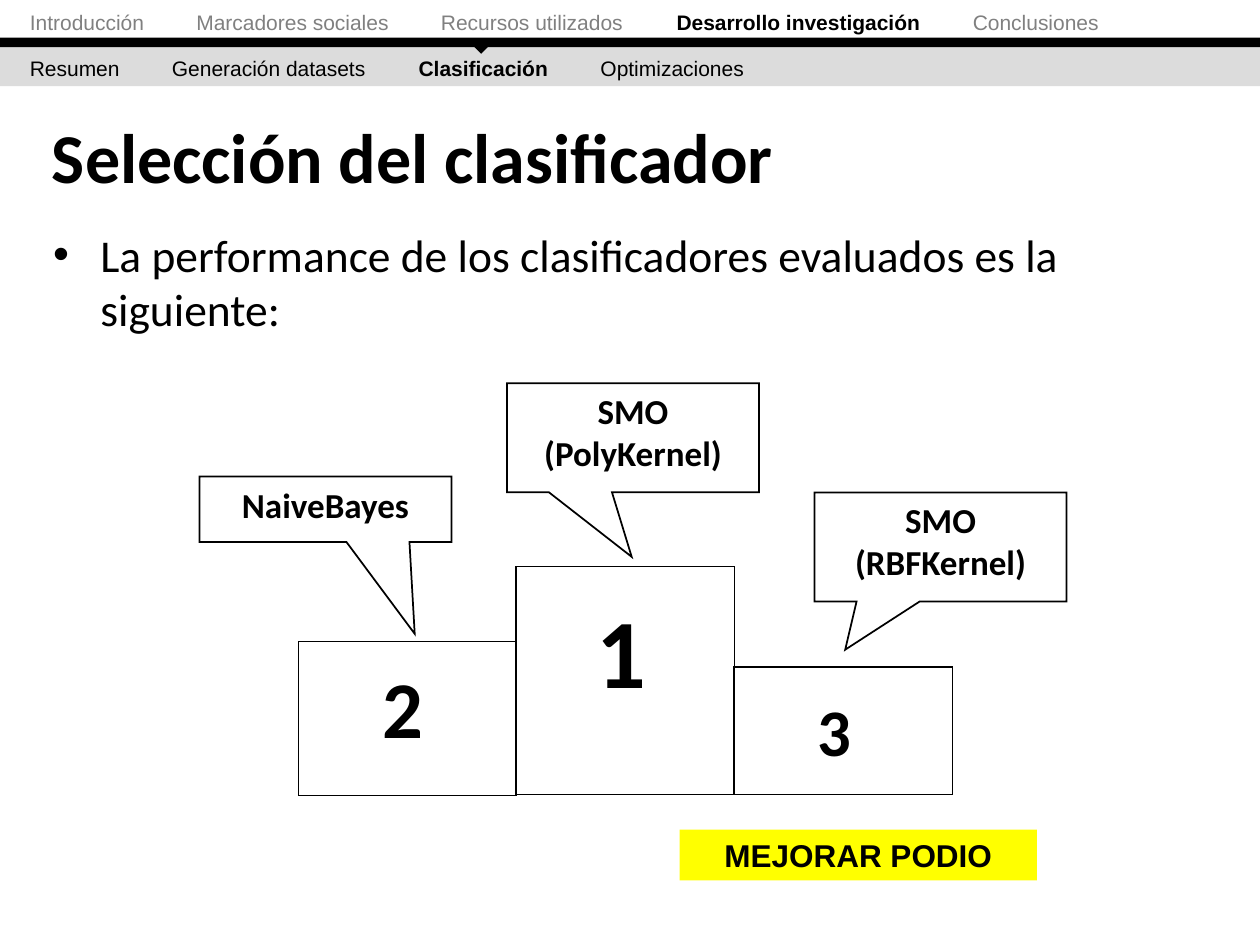
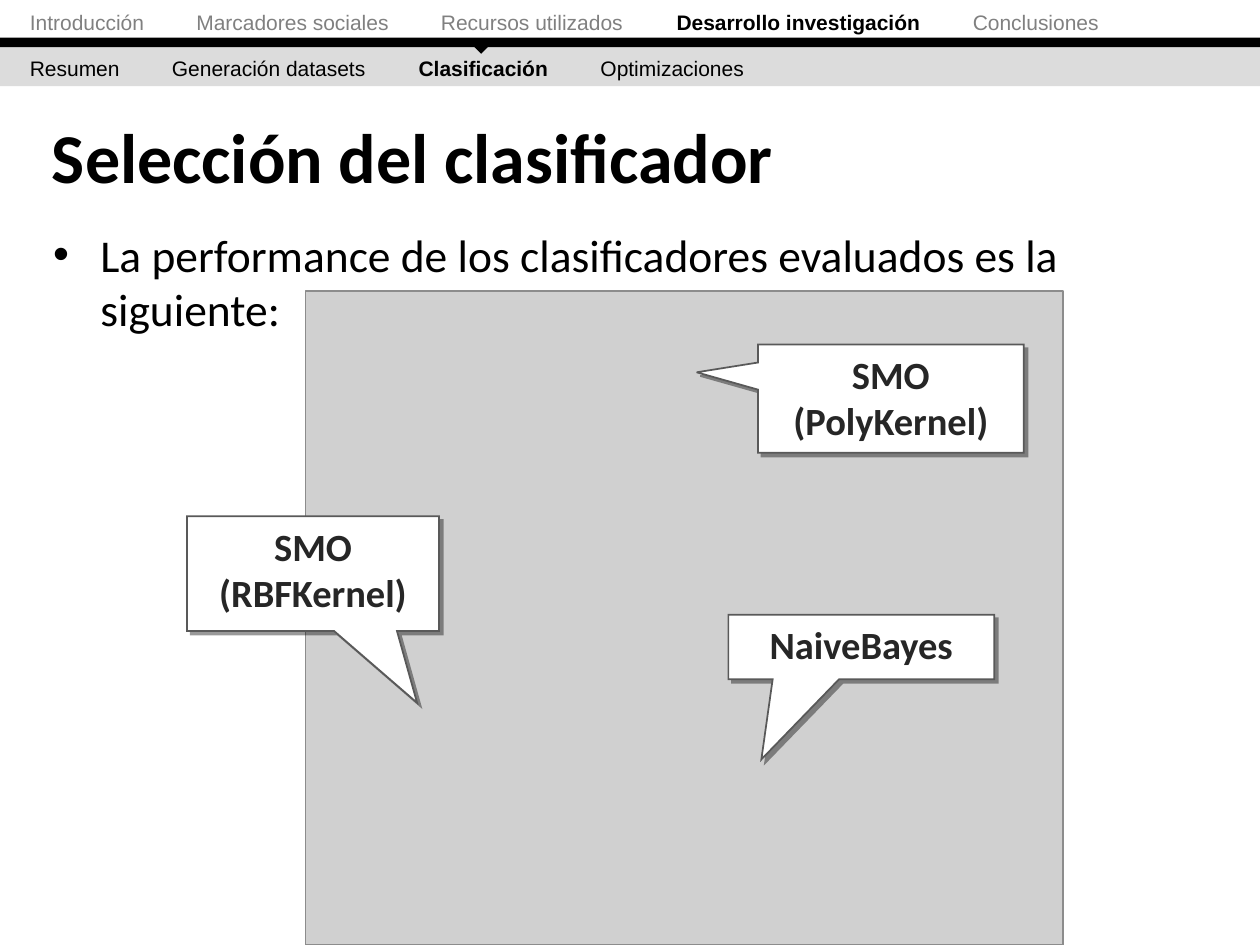
Before and after one commit to ak907kenai/nicotournetesis, a slide deck: slide 49 of docs_trunk/Presentación/Nicolás Tourné - Presentación Tesis (v2.2).ppt. Drawn at 1260x945 pixels with LibreOffice and Linux fonts; fonts in the diff are those of the drawing; grey boxes stand for pictures. Boxes give left, top, right and bottom in pixels: in the first picture for what was removed or moved away, otherwise in the second. Text is boxed around its words. In the diff, an @@ line names an element or a change of style, - is before the commit and + after.

```diff
--- a/docs_trunk/Presentación/Nicolás Tourné - Presentación Tesis (v2.2).ppt
+++ b/docs_trunk/Presentación/Nicolás Tourné - Presentación Tesis (v2.2).ppt
@@ picture added at <box>305,291,1063,945</box> @@
@@ speech box "SMO (PolyKernel)": place and size @@
-speech box "SMO (PolyKernel)" at <box>507,383,759,493</box>
+speech box "SMO (PolyKernel)" at <box>759,344,1024,452</box>
@@ size 20 to 22 pt, text colour #000000 to #262626; outline #000000 0.99 pt to #595959 0.99 pt; shadow on; proportions changed in 3 elements at <box>759,344,1024,452</box>, <box>728,615,994,679</box>, <box>186,517,438,631</box> @@
@@ speech box "SMO (RBFKernel)": place and size @@
-speech box "SMO (RBFKernel)" at <box>815,493,1067,602</box>
+speech box "SMO (RBFKernel)" at <box>186,517,438,631</box>
@@ speech box "NaiveBayes": place and size @@
-speech box "NaiveBayes" at <box>199,476,451,542</box>
+speech box "NaiveBayes" at <box>728,615,994,679</box>
@@ group removed at <box>299,567,953,795</box>: 3 rectangles, 3 texts @@
-1
-2
-3
@@ rectangle removed at <box>679,830,1037,881</box> @@
-MEJORAR PODIO
```
Also in this commit, not shown: 6 other slides changed.
